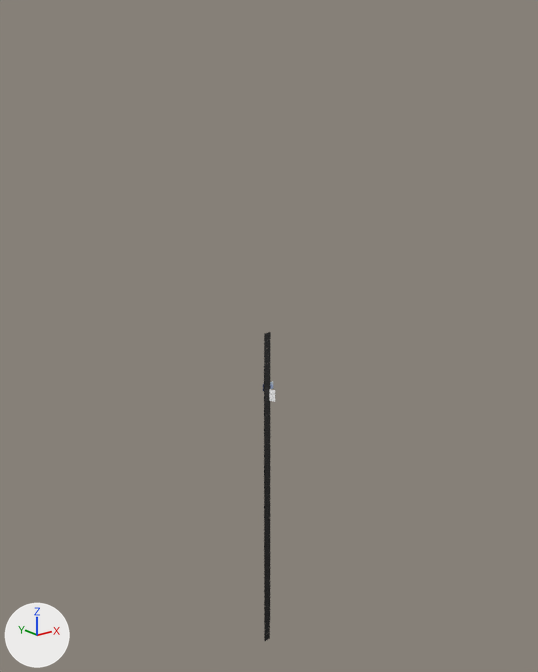
An edit to the FBX model Data/DemoTest/suicidebarbie2/suicidebarbie_back2.fbx, drawn before and after from the same camera.
Rendered twice from a 50 mm camera at (-3303.0, -4043.0, 2054.0) aimed at (44.0, 141.0, 381.0). Every picture has the same lights, and +X, +Y and +Z are marked at lower left. Where no turn or scale is listed for an object, it has been applied to the vertices.

The first picture shows 'addmoln', 'addmon2'.
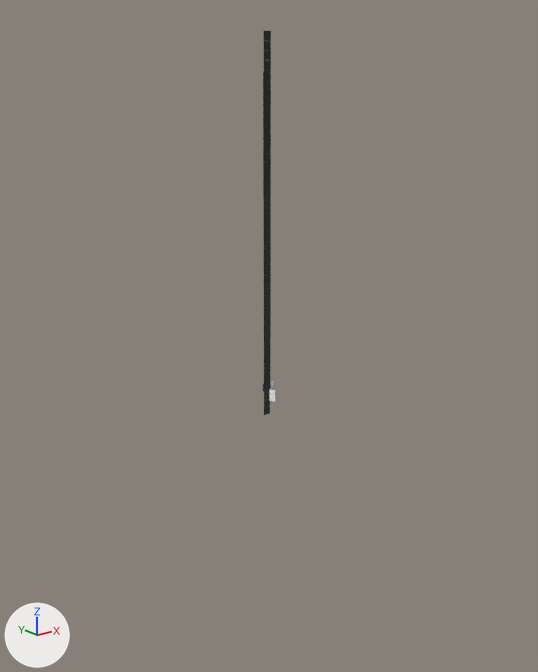
The change in detail:
Object 'addmoln' (ob_addmoln) moves from (0.0, 9.0, -2263.0) to (0.0, 9.0, -192.0).
Object 'addmon2' (ob_addmon2) moves from (0.0, 0.0, -2071.0) to (0.0, 0.0, 0.0).

Where the change shows, as pixel boxes (x1, y1, x2, y2) in the pictures (538 x 672 px):
'addmon2', moved
    before: (264, 332, 271, 622)
    after: (264, 31, 271, 392)
'addmoln', moved
    before: (264, 379, 270, 641)
    after: (263, 72, 270, 415)
